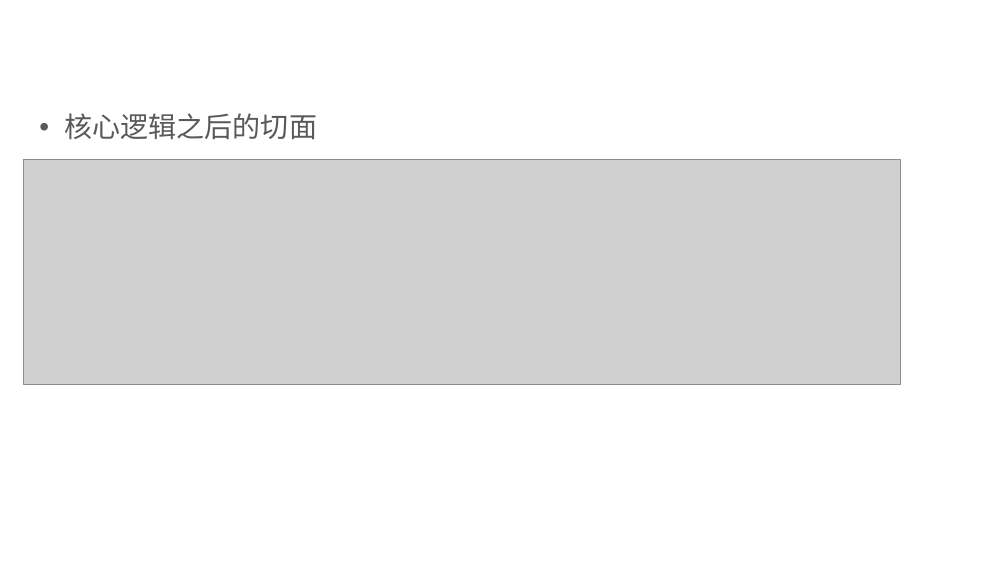
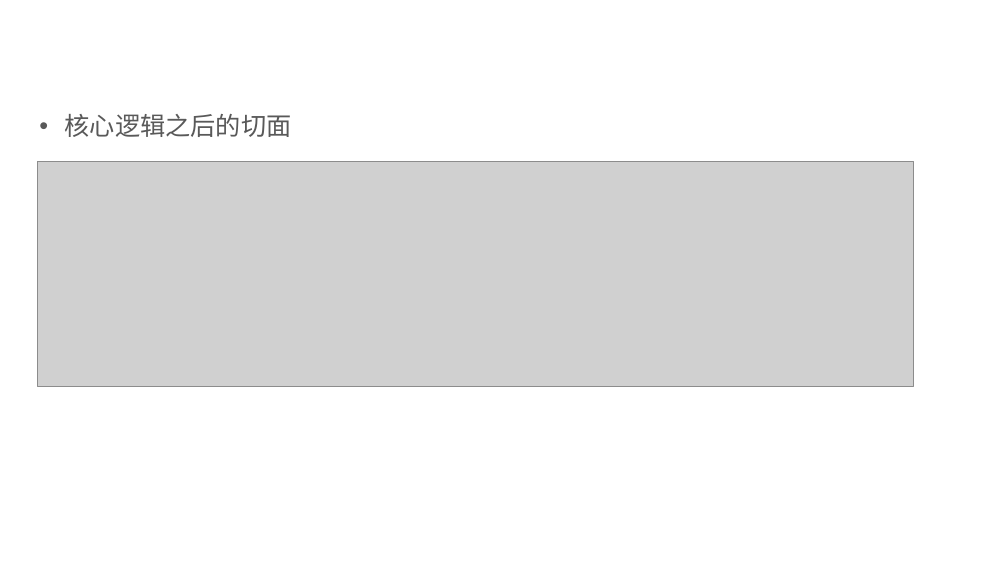
Before and after one commit to qicosmos/cppcon2017, a slide deck: slide 49 of CPP-Summit.pptx. Drawn at 1008x567 pixels with LibreOffice and Linux fonts; fonts in the diff are those of the drawing; grey boxes stand for pictures; background and template pictures are left out. Boxes give left, top, right and bottom in pixels: in the first picture for what was removed or moved away, otherwise in the second. Text is boxed around its words. In the diff, an @@ line names an element or a change of style, - is before the commit and + after.

```diff
--- a/CPP-Summit.pptx
+++ b/CPP-Summit.pptx
@@ text "核心逻辑之后的切面" at (65, 114, 292, 137): size 20 to 18 pt @@
@@ picture: place and size @@
-picture at (24, 159, 901, 384)
+picture at (37, 161, 914, 386)
```
Also in this commit, not shown: 33 other slides changed.
